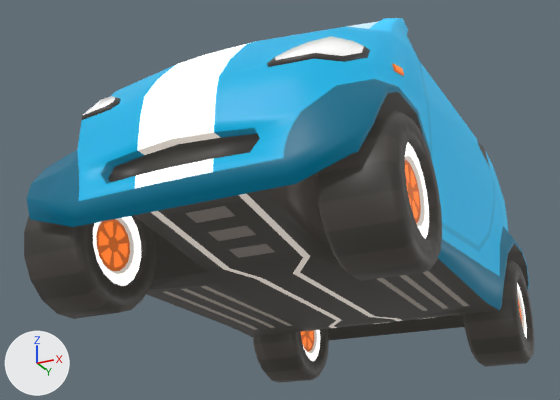
An edit to the glTF model models/gltf/stop_car.glb, drawn before and after from the same camera.
Before and after are seen from a 50 mm camera at (2.04, -4.77, -1.06) aimed at (-0.28, -0.12, 1.03). The lights are fixed; the arrows at lower left show +X, +Y and +Z. Vertices at the same position are counted once.

Script lines for the objects in view, before the commit:
```python
me_cube_001 = bpy.data.meshes.new('Cube.001')
me_cube_001.from_pydata(...)  # 2096 vertices, 4144 faces; spans x -1.12..1.12, y -1.89..1.89, z 0.0..2.19
me_cube_001.materials.append(mat_basic_toon)
me_cube_004 = bpy.data.meshes.new('Cube.004')
me_cube_004.from_pydata(...)  # 62 vertices, 100 faces; spans x -0.91..0.91, y -1.79..-0.37, z 1.0..2.13
me_cube_004.materials.append(mat_basic_toon)
ob_stop_car = bpy.data.objects.new('stop_car', me_cube_001)
ob_stop_car.location = (0.0, 0.0, 0.0)
ob_stop_car_glass = bpy.data.objects.new('stop_car_glass', me_cube_004)
ob_stop_car_glass.location = (0.0, 0.0, 0.0)
```
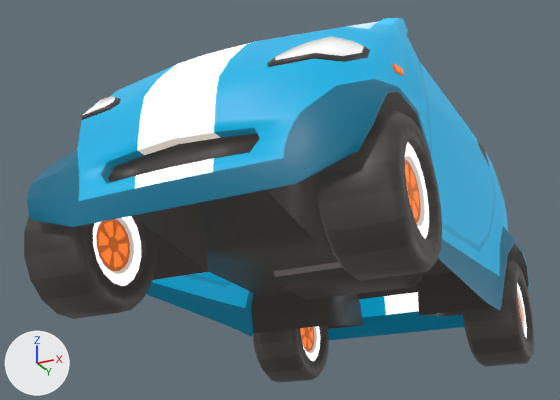
Diff of the bpy script that builds the scene:
```diff
--- a/models/gltf/stop_car.glb.py
+++ b/models/gltf/stop_car.glb.py
@@ me_cube_001 @@
 # used by ob_stop_car; location = (0.0, 0.0, 0.0)
-me_cube_001.from_pydata(...)  # 2096 vertices, 4144 faces; spans x -1.12..1.12, y -1.89..1.89, z 0.0..2.19
+me_cube_001.from_pydata(...)  # 1816 vertices, 3549 faces; spans x -1.12..1.12, y -1.89..1.89, z 0.0..2.19
+# me_cube_001 part 1: 272 vertices removed from x -0.9..0.9, y -1.81..1.88, z 0.0..2.19
+# me_cube_001 part 2: 1 kept faces spanning x 0.81..0.89, y -1.24..-0.97, z 1.46..1.64 get new texture (UV) coordinates
 me_cube_001.materials.append(mat_basic_toon)
```

What differs and where, as boxes [x1, y1, x2, y2] in the pictures (560 x 400 px):
part 1 of me_cube_001, deleted (black)
    before: [24, 18, 526, 383]
part 2 of me_cube_001, surface changed
    both: [370, 24, 388, 29]
